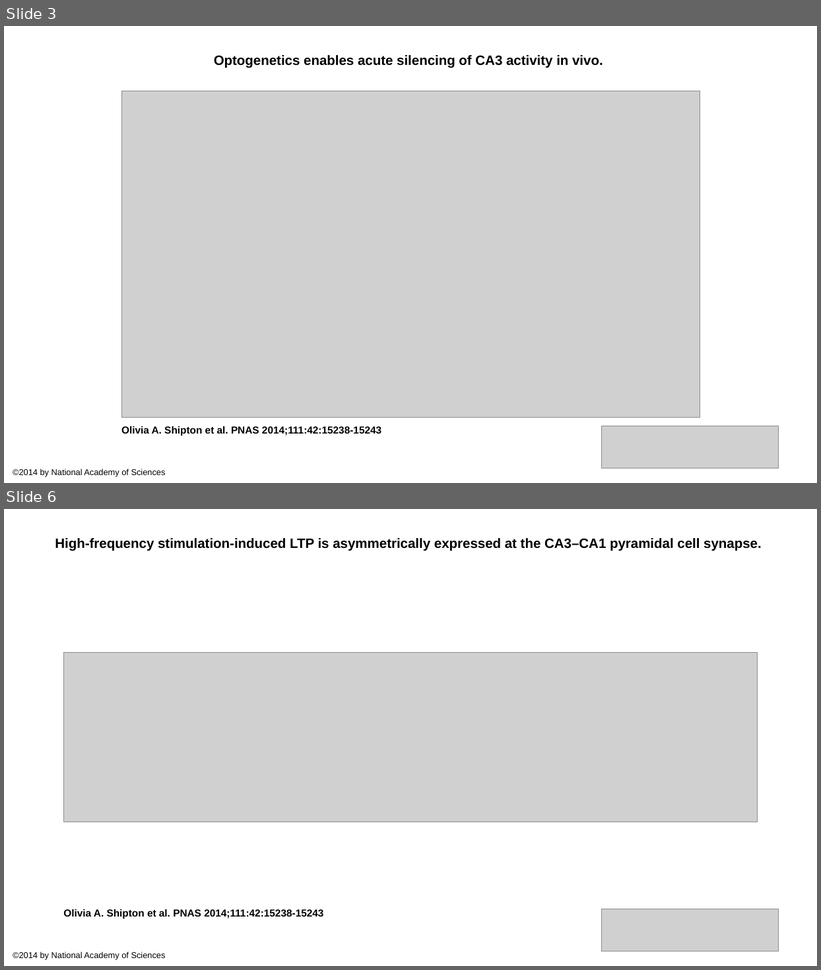
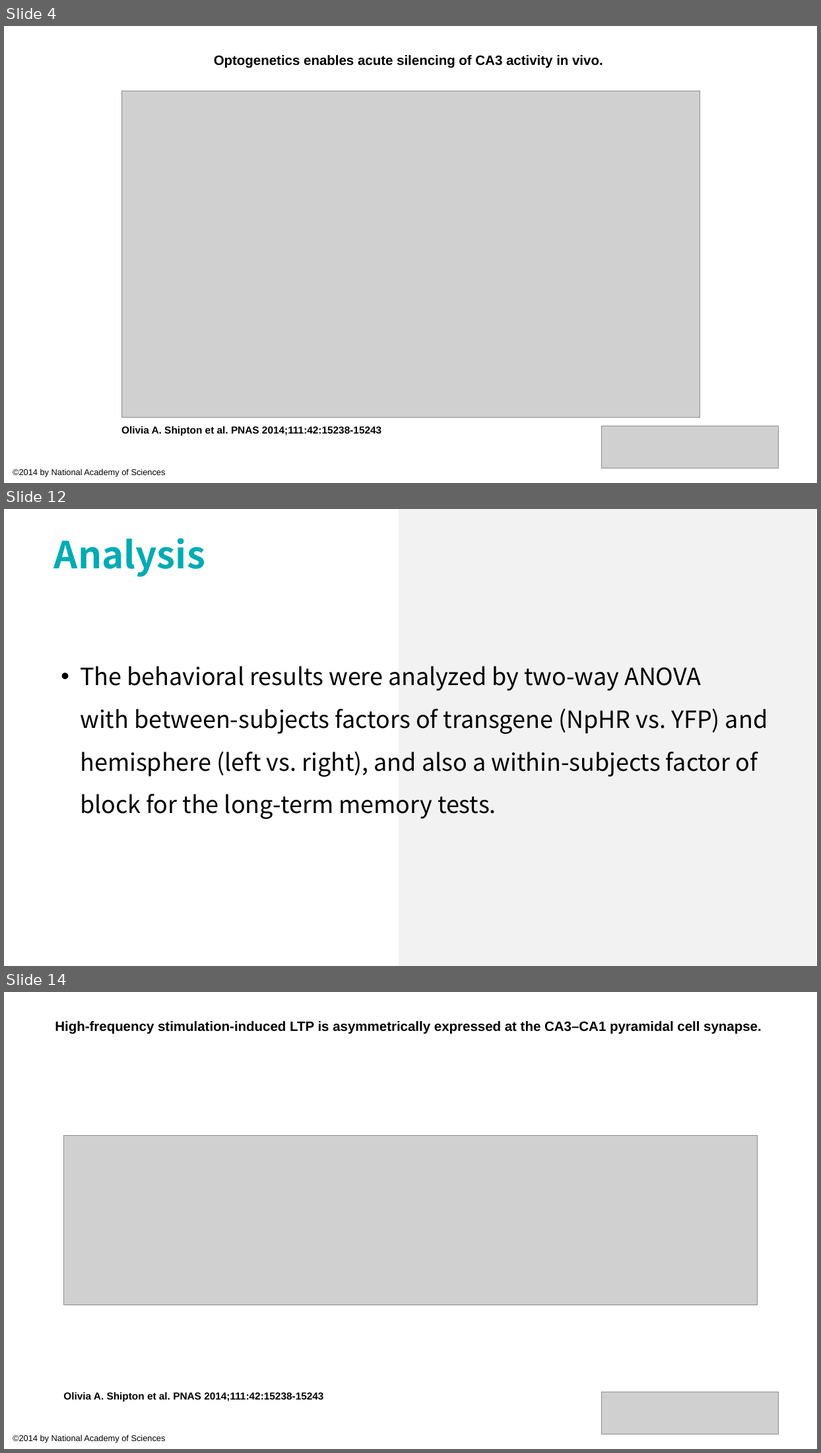
Before and after one commit to lsyoath/sheepy, a slide deck: Event/Lateralization.pptx. Shown one above the other, each under a label of ours: slides 3 and 6 before the commit, slides 4, 12 and 14 after it; the slides between them are not shown. The pictures are 821x970 and 821x1453 pixels, drawn with LibreOffice and Linux fonts; fonts in the diff are those of the drawing; grey boxes stand for pictures. Boxes give left, top, right and bottom in pixels: in the first picture for what was removed or moved away, otherwise in the second. Text is boxed around its words. In the diff, an @@ line names an element or a change of style, - is before the commit and + after.

```diff
--- a/Event/Lateralization.pptx
+++ b/Event/Lateralization.pptx
@@ slide 12 added at [4,509,817,966], background #FFFFFF @@
@@ rectangle added at [399,509,816,966], fill #F2F2F2 @@
@@ text added at [54,538,205,577], 44 pt, text #00ABB4, bold @@
+Analysis
@@ text added at [80,666,768,819], 28 pt, text #000000 @@
+• The behavioral results were analyzed by two-way ANOVA
+  with between-subjects factors of transgene (NpHR vs. YFP) and hemisphere (left vs. right), and also a within-subjects factor of block for the long-term memory tests.
@@ what was slide 3 is now slide 4 @@
@@ what was slide 6 is now slide 14 @@
```
Also in this commit, not shown: 2 slides changed, 7 other slides added, 19 slides removed, 1 other file.
